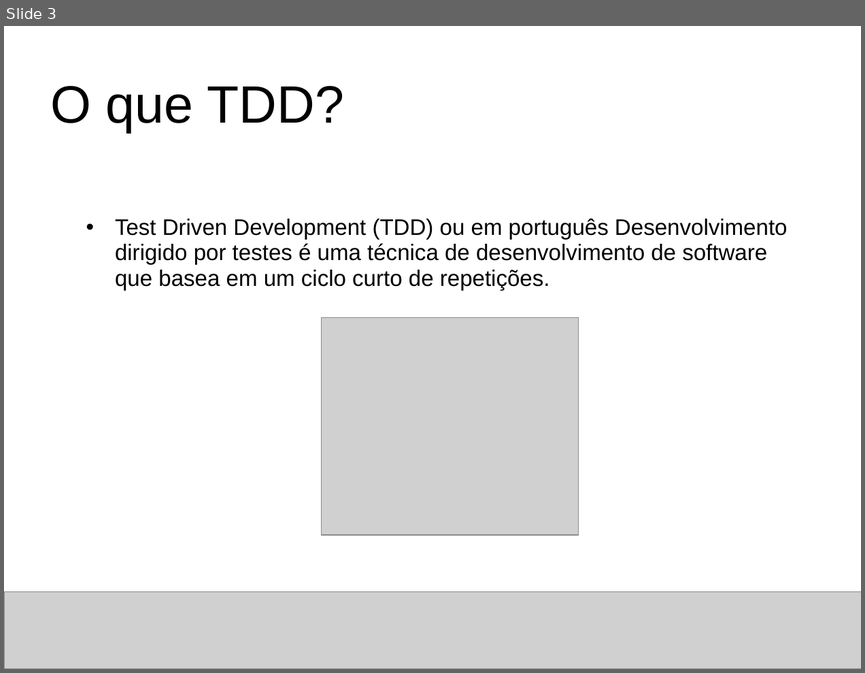
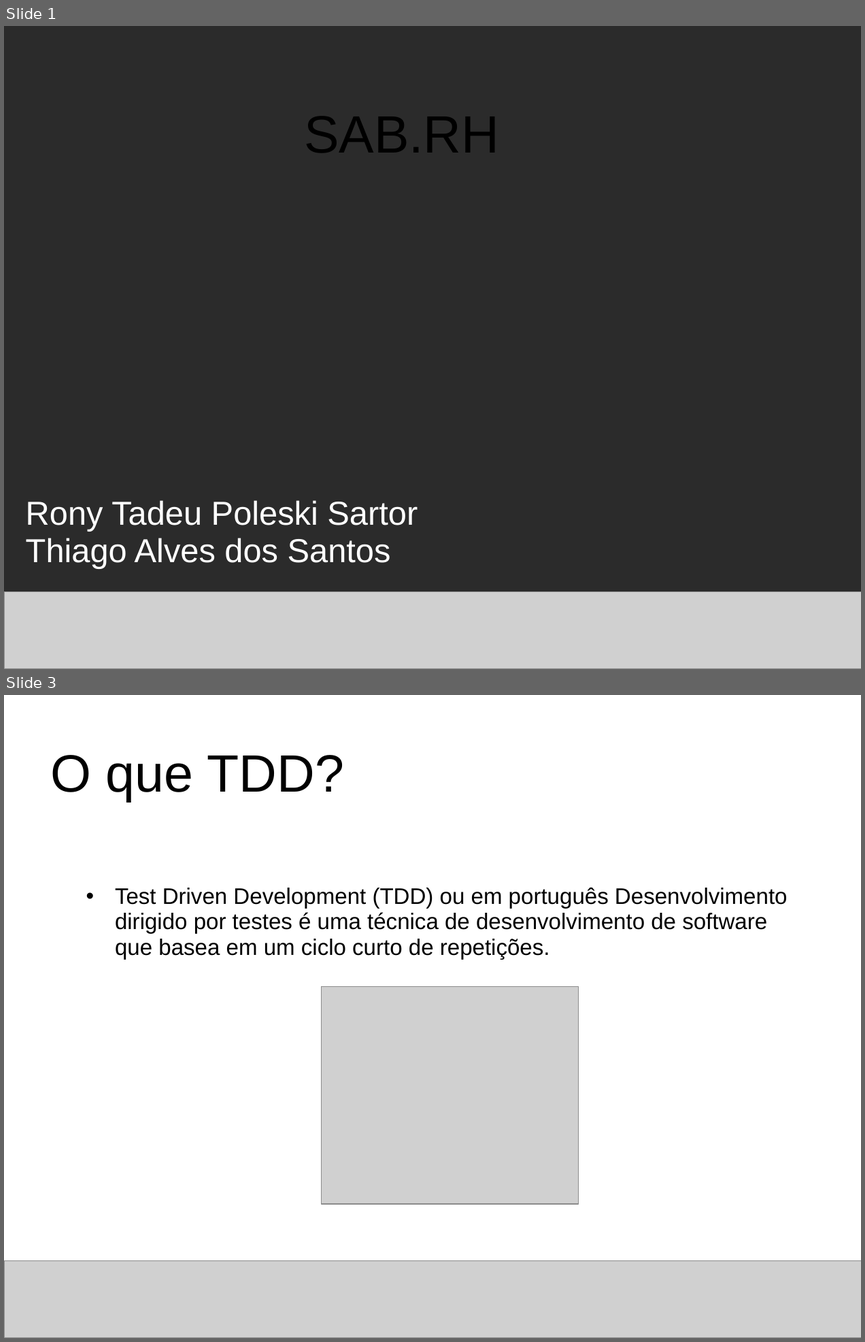
Before and after one commit to thiagoalvsantos/sabrh, a slide deck: Concepção/projeto_final_sabrh_apresentacao_proposta.ppt. Shown one above the other, each under a label of ours: slide 3 before the commit, slides 1 and 3 after it; the slides between them are not shown. The pictures are 865x673 and 865x1342 pixels, drawn with LibreOffice and Linux fonts; fonts in the diff are those of the drawing; grey boxes stand for pictures; background and template pictures are left out; a plain dark background stands for a picture behind light text. Boxes give left, top, right and bottom in pixels: in the first picture for what was removed or moved away, otherwise in the second. Text is boxed around its words. In the diff, an @@ line names an element or a change of style, - is before the commit and + after.

```diff
--- a/Concepção/projeto_final_sabrh_apresentacao_proposta.ppt
+++ b/Concepção/projeto_final_sabrh_apresentacao_proposta.ppt
@@ slide 1 added at bbox=[4, 26, 861, 669], background picture (left out) @@
@@ title added at bbox=[304, 116, 499, 152], 49 pt, text #000000 @@
+SAB.RH
@@ subtitle added at bbox=[26, 500, 417, 569], 31 pt, text #FFFFFF @@
+Rony Tadeu Poleski Sartor
+Thiago Alves dos Santos
@@ picture added at bbox=[4, 592, 861, 669] @@
```
Also in this commit, not shown: 1 other slide added, 2 slides removed.
